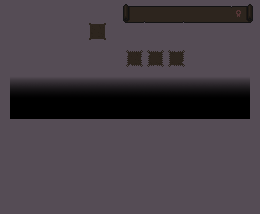
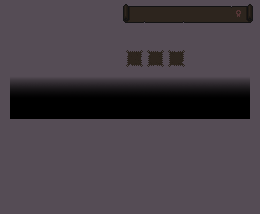
The second 260x214 image is a revision of the first. Changes to its layers:
removed layer "TrunkSlot.png" over 89, 23, 106, 40
